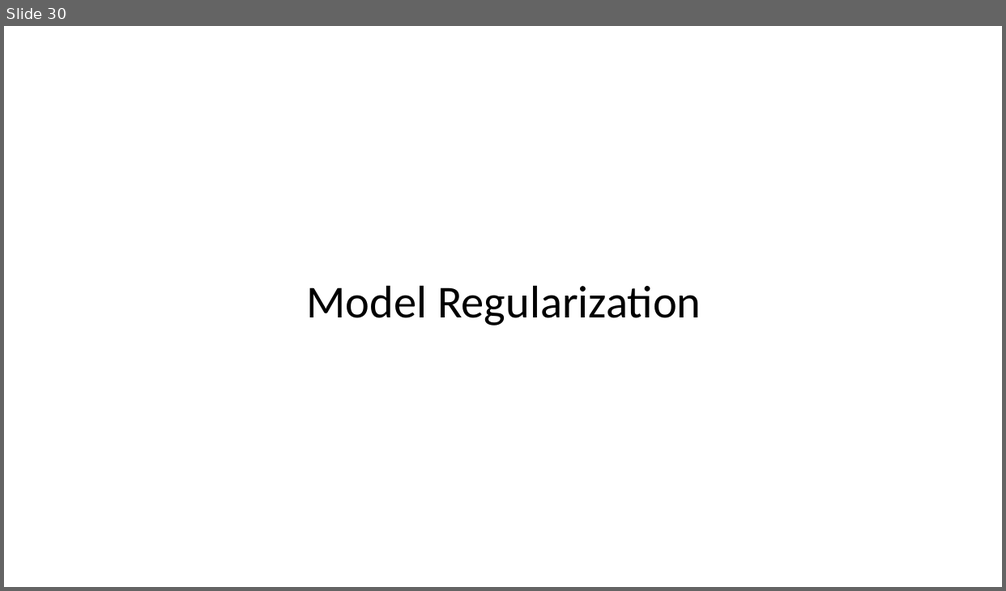
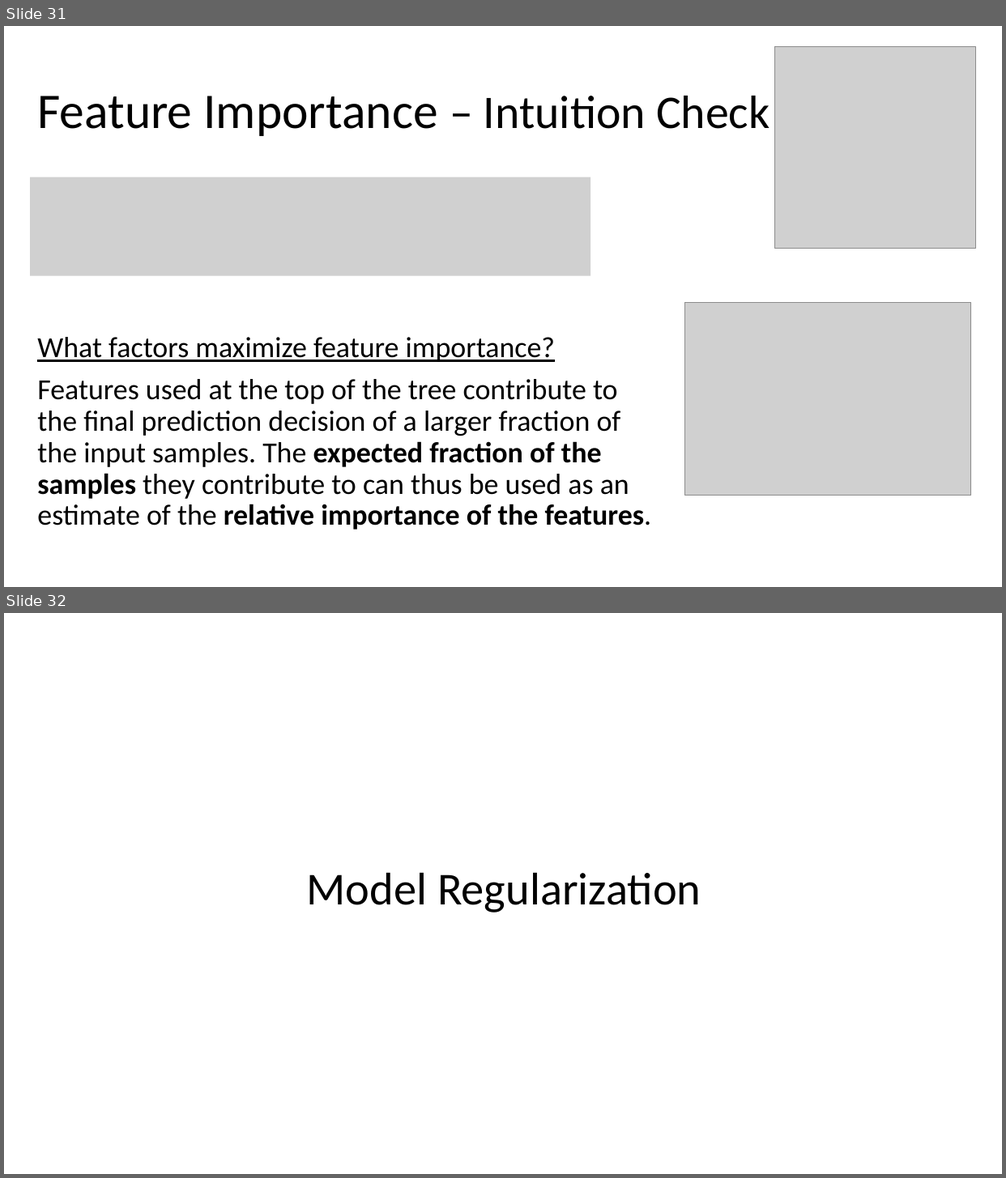
Before and after one commit to silburt/RF_DeepDive, a slide deck: presentation.pptx. Shown one above the other, each under a label of ours: slide 30 before the commit, slides 31 and 32 after it. The pictures are 1006x591 and 1006x1178 pixels, drawn with LibreOffice and Linux fonts; fonts in the diff are those of the drawing; grey boxes stand for pictures. Boxes give left, top, right and bottom in pixels: in the first picture for what was removed or moved away, otherwise in the second. Text is boxed around its words. In the diff, an @@ line names an element or a change of style, - is before the commit and + after.

```diff
--- a/presentation.pptx
+++ b/presentation.pptx
@@ slide 31 added at <box>4,26,1002,587</box>, background #FFFFFF @@
@@ picture added at <box>775,47,977,248</box> @@
@@ title added at <box>37,96,769,136</box>, 48 pt, text #000000 @@
+Feature Importance – Intuition Check
@@ picture added at <box>30,177,591,276</box> @@
@@ picture added at <box>684,302,970,495</box> @@
@@ text added at <box>37,337,652,530</box>, 28 pt, text #000000 @@
+What factors maximize feature importance?
+Features used at the top of the tree contribute to the final prediction decision of a larger fraction of the input samples. The expected fraction of the samples they contribute to can thus be used as an estimate of the relative importance of the features.
@@ what was slide 30 is now slide 32 @@
```
Also in this commit, not shown: 2 slides changed, 1 other slide added, 2 other files.
